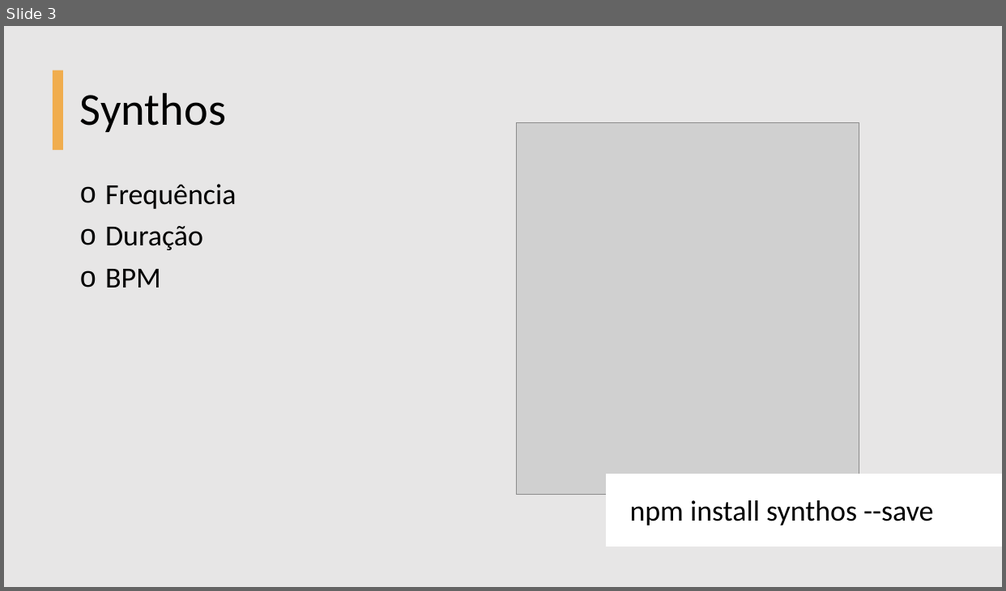
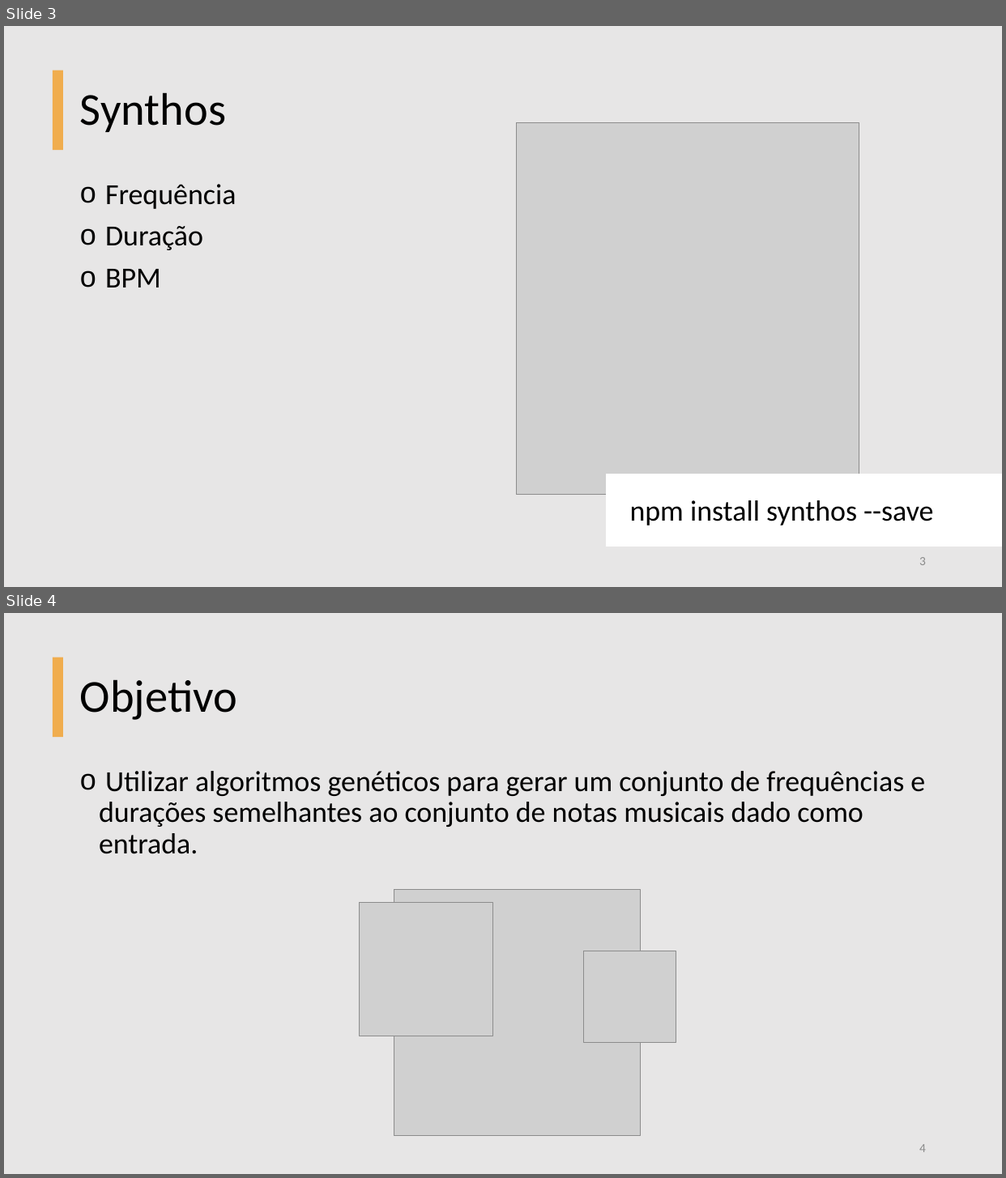
Before and after one commit to BeholderDEV/genetic-music-maker, a slide deck: Genetic Music.pptx. Shown one above the other, each under a label of ours: slide 3 before the commit, slides 3 and 4 after it. The pictures are 1006x591 and 1006x1178 pixels, drawn with LibreOffice and Linux fonts; fonts in the diff are those of the drawing; grey boxes stand for pictures. Boxes give left, top, right and bottom in pixels: in the first picture for what was removed or moved away, otherwise in the second. Text is boxed around its words. In the diff, an @@ line names an element or a change of style, - is before the commit and + after.

```diff
--- a/Genetic Music.pptx
+++ b/Genetic Music.pptx
@@ slide 4 added at <box>4,613,1002,1174</box>, background #E7E6E6 @@
@@ rectangle added at <box>53,658,63,736</box>, fill #F0AD4E @@
@@ title added at <box>80,679,238,720</box>, 44 pt, text #000000 @@
+Objetivo
@@ text added at <box>99,771,925,854</box>, 28 pt, text #000000 @@
+o Utilizar algoritmos genéticos para gerar um conjunto de frequências e durações semelhantes ao conjunto de notas musicais dado como entrada.
@@ picture added at <box>360,903,493,1037</box> @@
@@ picture added at <box>394,890,641,1136</box> @@
@@ picture added at <box>583,951,675,1043</box> @@
@@ page number added at <box>919,1144,926,1152</box>, 12 pt, text #8C8C8C @@
+4
@@ slide 3 changed as well @@
@@ page number added at <box>919,557,926,565</box>, 12 pt, text #8C8C8C @@
+3
```
Also in this commit, not shown: 2 other slides changed, 7 other slides added, 2 slides removed.
